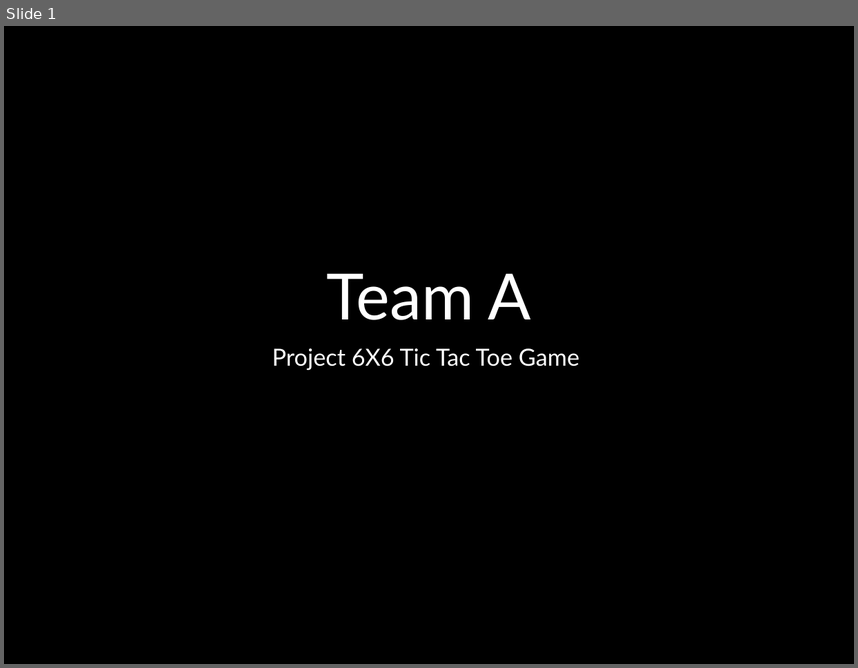
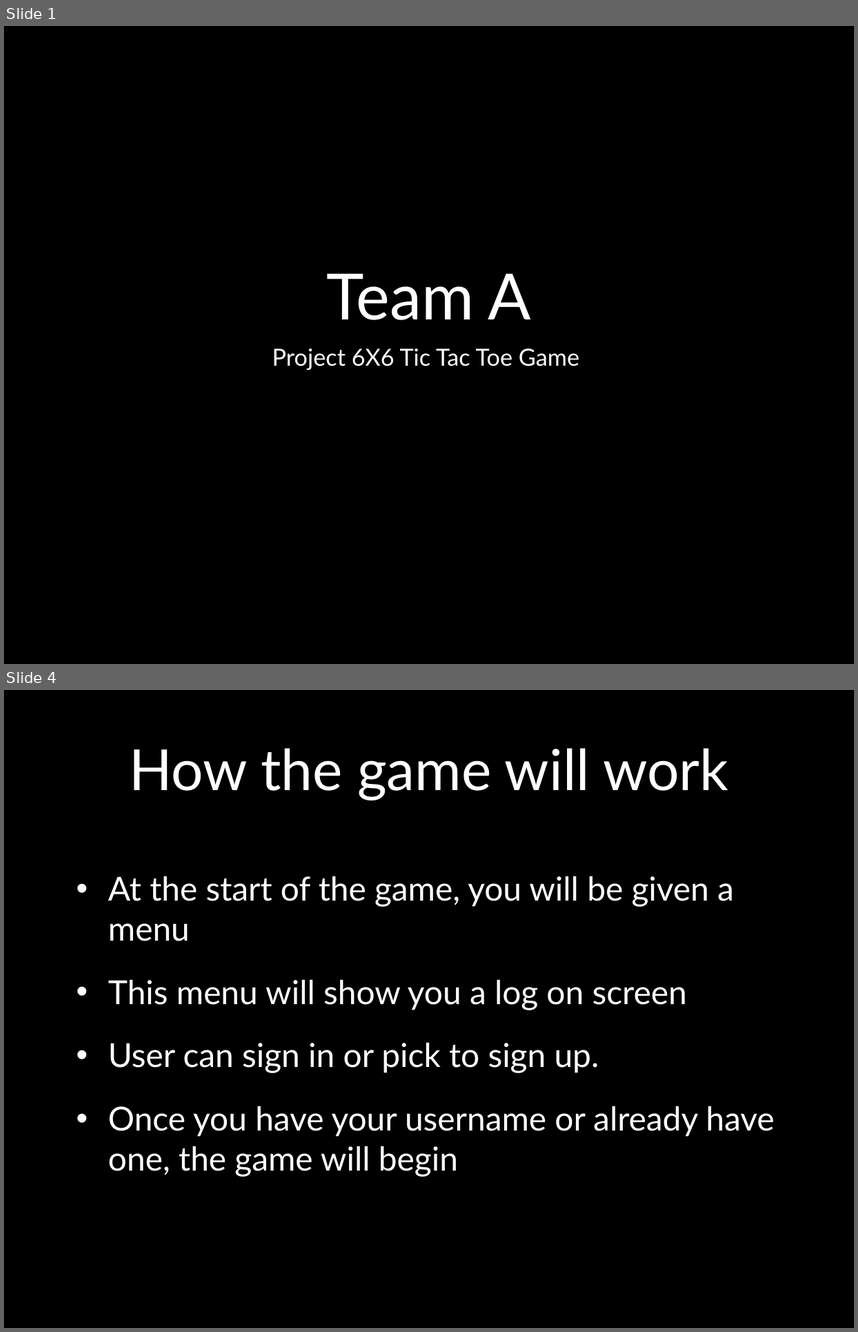
Before and after one commit to Amatarasu/A-Team, a slide deck: Power Point Presentation.pptx. Shown one above the other, each under a label of ours: slide 1 before the commit, slides 1 and 4 after it; the slides between them are not shown. The pictures are 858x668 and 858x1332 pixels, drawn with LibreOffice and Linux fonts; fonts in the diff are those of the drawing; background and template pictures are left out. Boxes give left, top, right and bottom in pixels: in the first picture for what was removed or moved away, otherwise in the second. Text is boxed around its words. In the diff, an @@ line names an element or a change of style, - is before the commit and + after.

```diff
--- a/Power Point Presentation.pptx
+++ b/Power Point Presentation.pptx
@@ slide 4 added at bbox=[4, 690, 854, 1328], background picture (left out) @@
@@ title added at bbox=[129, 748, 728, 800], 48 pt, text #FFFFFF @@
+How the game will work
@@ text added at bbox=[108, 876, 774, 1176], 28 pt, text #FFFFFF @@
+• At the start of the game, you will be given a menu
+• This menu will show you a log on screen
+• User can sign in or pick to sign up.
+• Once you have your username or already have one, the game will begin
```
Also in this commit, not shown: 3 slides changed, 3 other slides added, 2 slides removed.
